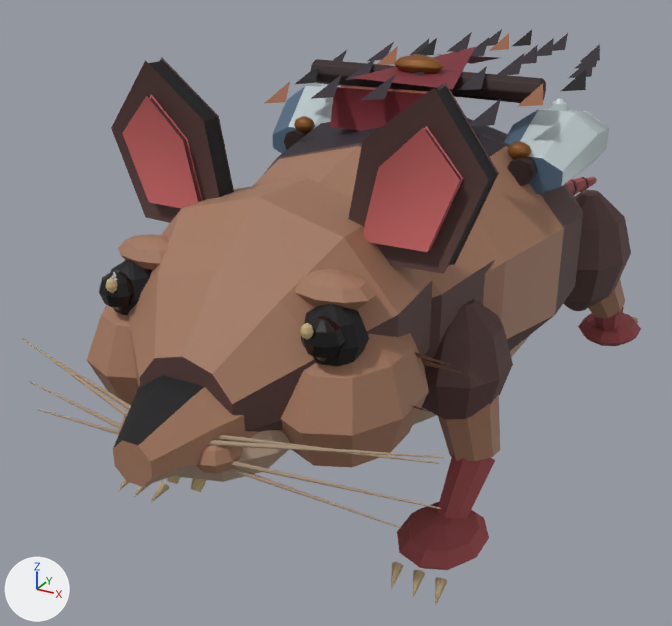
The Blender file beta/art/rat/rat.blend: old version first, new version second.
Rendered twice from a 50 mm camera at (0.75, -1.75, 1.03) aimed at (-0.22, 0.02, 0.14). Arrows for +X, +Y and +Z are at lower left; the lights stay in place. The first picture is the older version.

In view in the first picture: 'Small rat • fully weighted skin'.
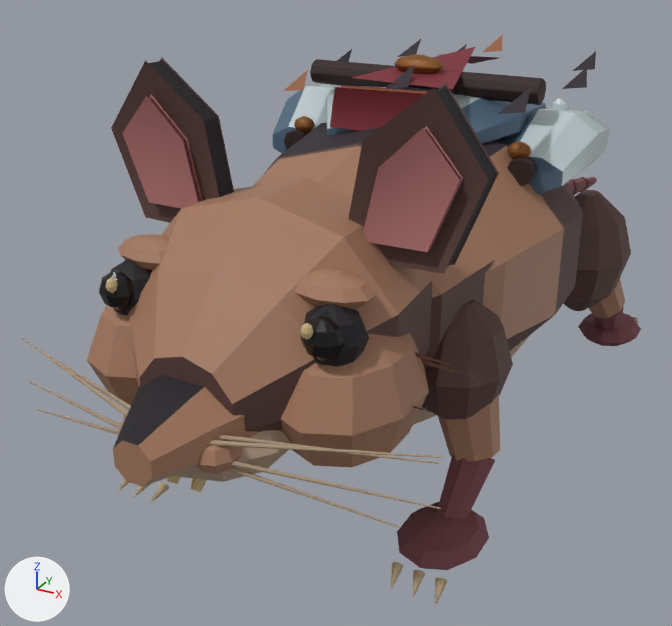
The edits, one by one:
Material 'Rose inner ears' (mat_rose_inner_ears) changes colour from red #c76563 to brown #a66b69; in linear values from (0.57, 0.129, 0.126) to (0.38, 0.147, 0.14).
Material 'Russet pink paws and tail' (mat_russet_pink_paws_and_tail) changes colour from brown #9b4a4c to brown #78454c; in linear values from (0.33, 0.0684, 0.0732) to (0.187, 0.0593, 0.0732).
me_broad_pear_shaped_body is used by ob_small_rat___fully_weighted_skin; location (0.0, 0.0, 0.0).
me_broad_pear_shaped_body had 6196 vertices, 5442 faces and spanned x -0.39..0.39, y -0.95..1.5, z 0.01..0.8.
me_broad_pear_shaped_body now has 6277 vertices, 5557 faces and spans x -0.39..0.39, y -0.95..1.5, z 0.01..0.8.
me_broad_pear_shaped_body part 1: the loose piece of 3 vertices spanning x -0.26..-0.21, y -0.1..-0.04, z 0.69..0.73 is moved by (0.01, -0.07, 0.0), in mat_sparse_warm_guard_hairs (brown #945d3d).
me_broad_pear_shaped_body part 2: the loose piece of 3 vertices spanning x -0.02..0.03, y -0.26..-0.18, z 0.71..0.75 is moved by (0.0, 0.09, 0.01).
me_broad_pear_shaped_body part 3: the loose piece of 3 vertices spanning x 0.18..0.23, y -0.26..-0.19, z 0.68..0.72 is moved by (0.02, 0.1, 0.01).
me_broad_pear_shaped_body part 4: the loose piece of 3 vertices spanning x -0.29..-0.24, y 0.07..0.14, z 0.7..0.73 is moved by (0.0, 0.02, 0.0), in mat_dense_charcoal_underfur (black #1b161d).
me_broad_pear_shaped_body part 5: the loose piece of 3 vertices spanning x 0.25..0.3, y 0.07..0.12, z 0.7..0.73 is moved by (0.0, 0.02, 0.0), in mat_dark_matted_dorsal_coat (black #2b222b).
me_broad_pear_shaped_body part 6: the loose piece of 3 vertices spanning x -0.26..-0.21, y 0.23..0.31, z 0.7..0.73 is moved by (0.02, 0.11, 0.0).
me_broad_pear_shaped_body part 7: the loose piece of 3 vertices spanning x -0.02..0.03, y 0.4..0.44, z 0.72..0.75 is moved by (0.0, -0.05, 0.0).
me_broad_pear_shaped_body part 8: the loose piece of 3 vertices spanning x 0.22..0.27, y 0.23..0.3, z 0.7..0.73 is moved by (-0.02, 0.12, 0.0).
me_broad_pear_shaped_body part 9: a new loose piece of 144 vertices spanning x -0.21..0.21, y -0.2..0.35, z 0.54..0.7.
me_broad_pear_shaped_body part 10: 20 loose pieces with 60 vertices, spanning x -0.23..0.26, y -0.26..0.64, z 0.68..0.76, are deleted.
Part 11, on me_broad_pear_shaped_body:
3 vertices are removed from x -0.02..0.03, y -0.1..-0.05, z 0.72..0.76.
207 faces are deleted.
15 vertices move within x -0.25..0.22, y -0.12..-0.05, z 0.61..0.76.
206 new faces join them, mat_found_dungeon_brass (brown #87541f).
Other edits to the shape of me_broad_pear_shaped_body do not show in these pictures.

Where the change shows, as pixel boxes [x1, y1, x2, y2] in the pictures (672 x 626 px; the box of a moved part takes in the faces that stretch with it):
'Small rat • fully weighted skin', recoloured, reshaped
    before: [23, 29, 641, 605]
    after: [23, 34, 641, 605]
part 1 of me_broad_pear_shaped_body, moved or reshaped
    before: [295, 69, 319, 84]
    after: [284, 70, 308, 91]
part 2 of me_broad_pear_shaped_body, moved or reshaped
    before: [361, 74, 396, 100]
    after: [386, 65, 414, 88]
part 3 of me_broad_pear_shaped_body, moved or reshaped
    before: [470, 99, 501, 126]
    after: [498, 87, 531, 114]
part 4 of me_broad_pear_shaped_body, moved or reshaped
    before: [332, 50, 347, 61]
    after: [337, 49, 352, 62]
part 5 of me_broad_pear_shaped_body, moved or reshaped
    before: [561, 69, 586, 91]
    after: [562, 67, 587, 89]
part 6 of me_broad_pear_shaped_body, moved or reshaped
    before: [367, 42, 394, 61]
    after: [398, 39, 421, 57]
part 7 of me_broad_pear_shaped_body, moved or reshaped
    before: [489, 33, 509, 51]
    after: [483, 34, 503, 52]
part 8 of me_broad_pear_shaped_body, moved or reshaped
    before: [569, 56, 594, 78]
    after: [573, 51, 596, 71]
part 9 of me_broad_pear_shaped_body, added
    after: [327, 86, 546, 144]
part 10 of me_broad_pear_shaped_body, deleted
    before: [264, 29, 600, 107]
part 11 of me_broad_pear_shaped_body, moved or reshaped
    both: [294, 54, 522, 158]
